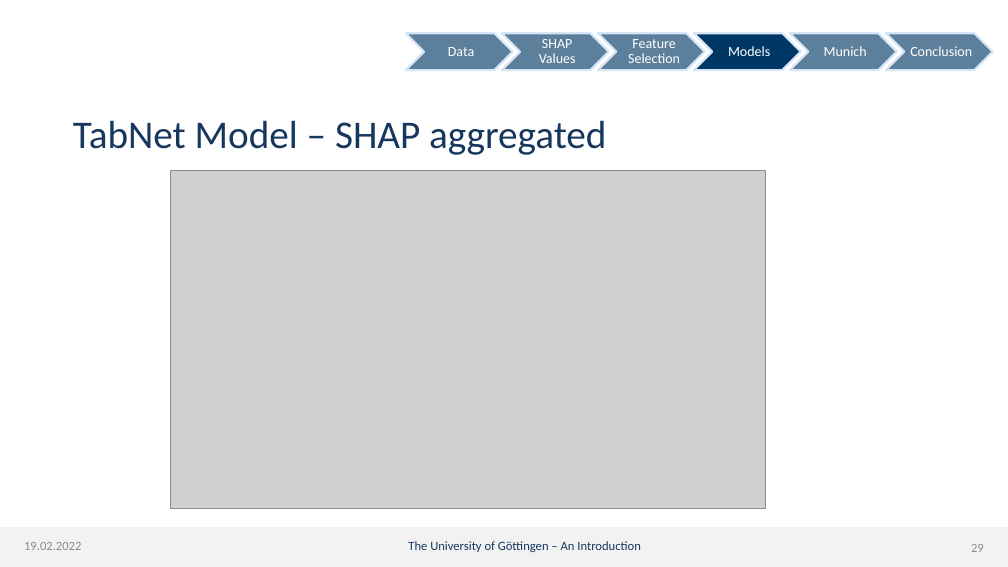
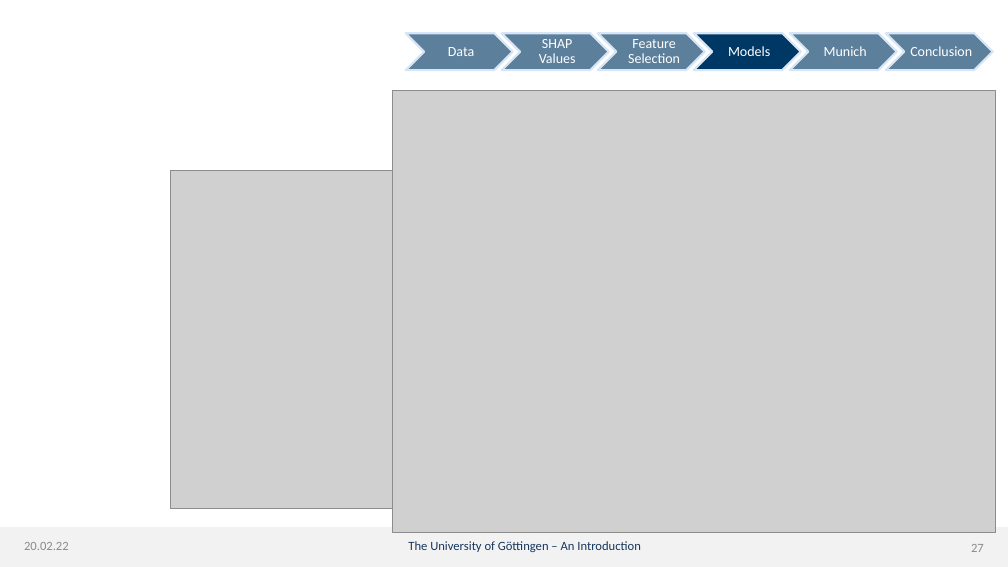
Before and after one commit to dmnk1308/DubAir, a slide deck: slide 27 of Präsi.pptx (slide 29 before the commit). Drawn at 1008x567 pixels with LibreOffice and Linux fonts; fonts in the diff are those of the drawing; grey boxes stand for pictures; background and template pictures are left out. Boxes give left, top, right and bottom in pixels: in the first picture for what was removed or moved away, otherwise in the second. Text is boxed around its words. In the diff, an @@ line names an element or a change of style, - is before the commit and + after.

```diff
--- a/Präsi.pptx
+++ b/Präsi.pptx
@@ picture added at [392, 91, 995, 532] @@
@@ title removed at [73, 120, 606, 155] @@
-TabNet Model – SHAP aggregated
@@ text at [24, 542, 69, 550]: text changed @@
-19.02.2022
+20.02.22
```
Also in this commit, not shown: 32 other slides changed, 1 slide removed.
